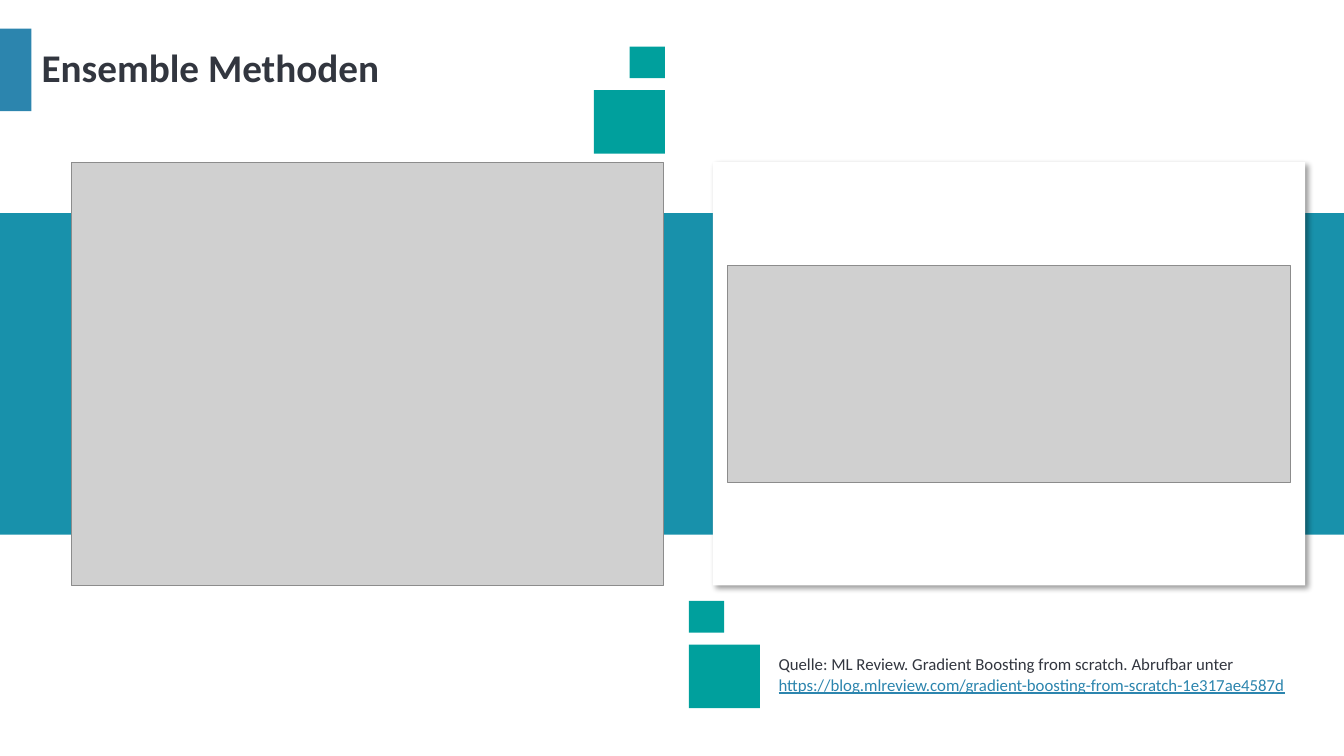
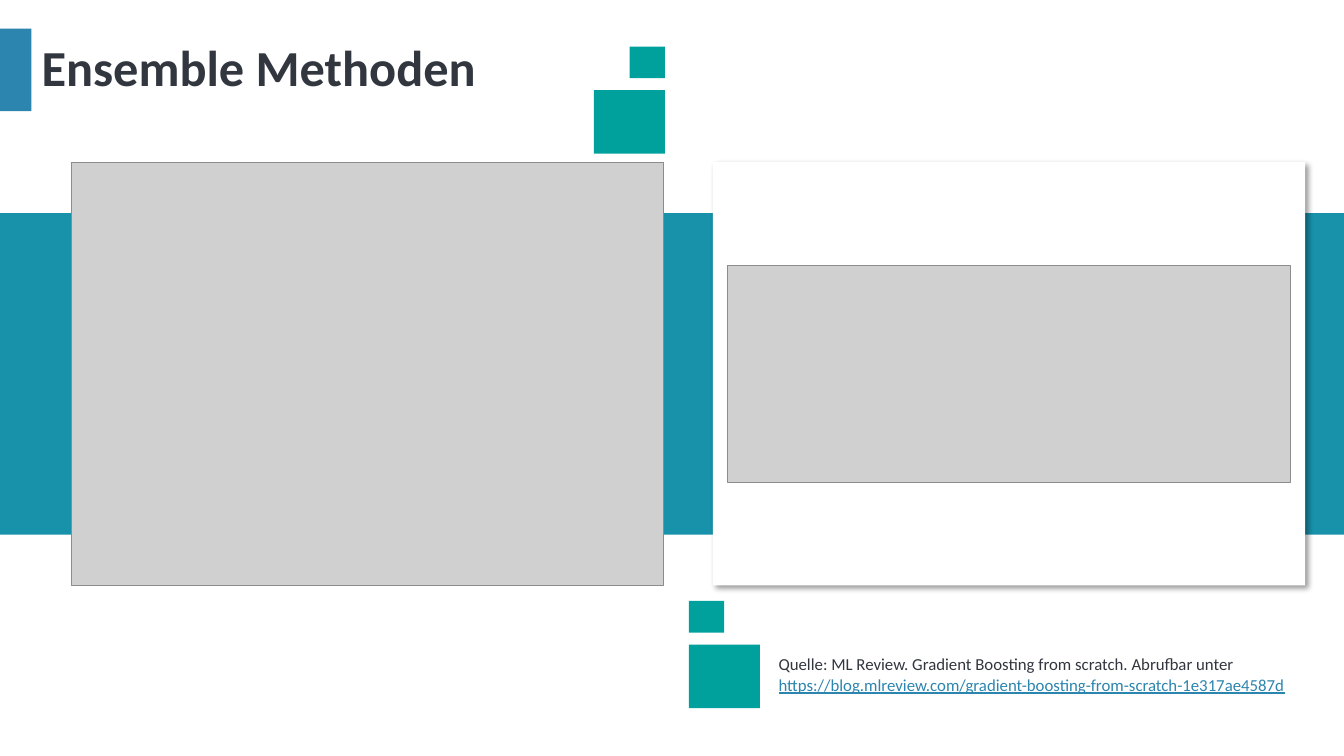
Before and after one commit to LennartFertig/DataExploration_HousePriceSeattle, a slide deck: slide 17 of HousePricePrediction_Präsentation.pptx (slide 16 before the commit). Drawn at 1344x756 pixels with LibreOffice and Linux fonts; fonts in the diff are those of the drawing; grey boxes stand for pictures. Boxes give left, top, right and bottom in pixels: in the first picture for what was removed or moved away, otherwise in the second. Text is boxed around its words. In the diff, an @@ line names an element or a change of style, - is before the commit and + after.

```diff
--- a/HousePricePrediction_Präsentation.pptx
+++ b/HousePricePrediction_Präsentation.pptx
@@ text "Ensemble Methoden" at (x1=42, y1=50, x2=476, y2=87): size 28 to 36 pt @@
```
Also in this commit, not shown: 10 other slides changed, 7 slides added, 1 slide removed.
